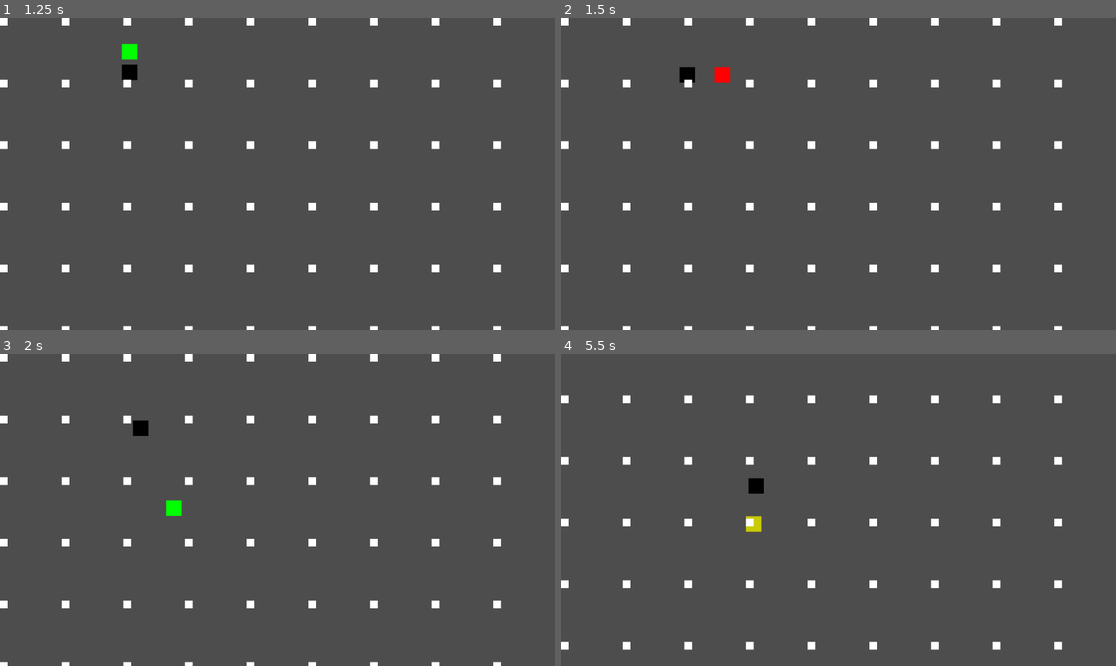
Above: before the commit, frames 1-4 (two rows, left to right).
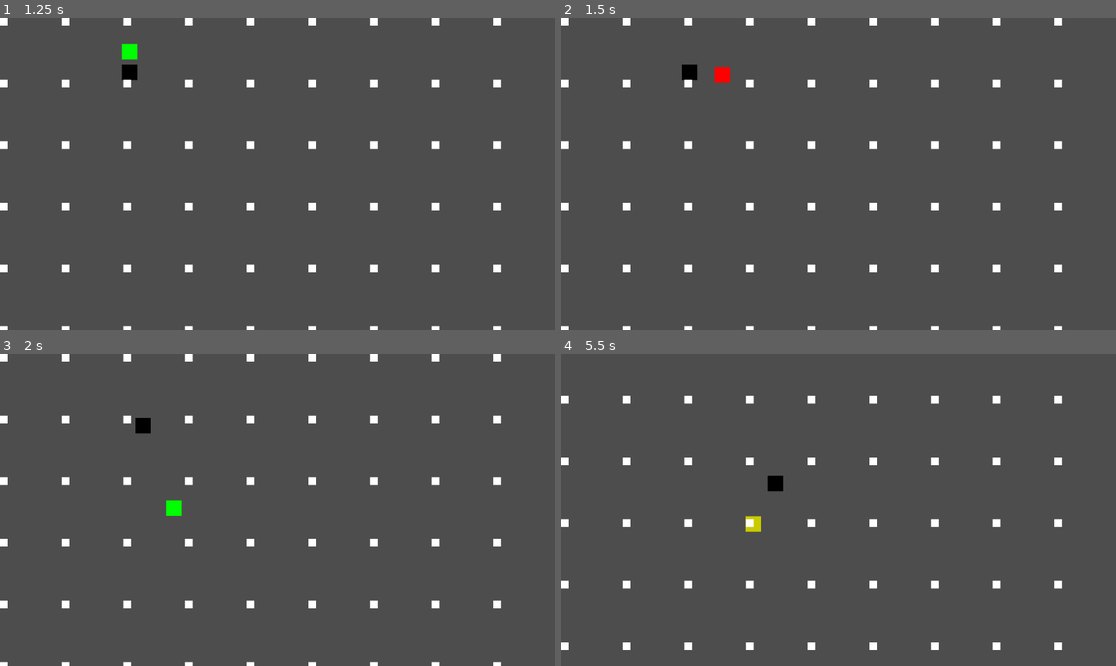
Above: after the commit, the same moments.

Repository: DiegoChiodi/Divina-Comedia-Game
Game: Godot game, scene res://Scene/main.tscn
The game is run twice, just before and just after one commit, with the same random seed, the same clock (stepped at 60 frames per second) and the same inputs.
Inputs (mouse positions are in pixels of both pictures, inside the frame that each line leads up to):
- Up to frame 1 (1.25 s): move the mouse to (399, 158) at 0.52 s; hold D (right) from 0.53 s (still down); click (399, 158) at 0.6 s
- Up to frame 2 (1.5 s): move the mouse to (727, 189) at 1.27 s; release D (right) at 1.28 s; hold S (down) from 1.28 s (still down); tap Space (space) at 1.35 s
- Up to frame 3 (2 s): keep holding S (down)
- Up to frame 4 (5.5 s): move the mouse to (894, 441) at 2.02 s; release S (down) at 2.03 s; hold D (right) 2.03-2.78 s; click (894, 441) at 2.1 s; move the mouse to (810, 572) at 2.77 s; hold W (up) 2.78-3.53 s; tap Space (space) at 2.85, 4.35 s; move the mouse to (1005, 556) at 3.52 s; hold A (left) 3.53-5.03 s; click (1005, 556) at 3.6 s; move the mouse to (672, 463) at 4.27 s; move the mouse to (866, 510) at 5.02 s; hold S (down) from 5.03 s (still down); click (866, 510) at 5.1 s

Frame 1 is identical in both runs. In frame 2, less than 0.1% of the frame differs, in the area x 21-25%, y 14-21%; in frame 3, less than 0.1%; in frame 4, 0.7%, in the area x 0-91%, y 13-95%.

Commit message:
Objects calulate self knocback

Diff:
--- a/Scene/player.tscn
+++ b/Scene/player.tscn
@@ -8,19 +8,31 @@
 [sub_resource type="RectangleShape2D" id="RectangleShape2D_kelma"]
 size = Vector2(32, 32)
 
+[sub_resource type="RectangleShape2D" id="RectangleShape2D_xa75v"]
+size = Vector2(48, 48)
+
 [node name="Player" type="CharacterBody2D"]
 script = ExtResource("1_vtayn")
+
+[node name="CollisionShape2D" type="CollisionShape2D" parent="."]
+position = Vector2(16, 16)
+shape = SubResource("RectangleShape2D_y8w33")
 
 [node name="ColorRect" type="ColorRect" parent="."]
 offset_right = 32.0
 offset_bottom = 32.0
-
-[node name="CollisionShape2D" type="CollisionShape2D" parent="."]
-position = Vector2(16, 16)
-shape = SubResource("RectangleShape2D_y8w33")
 
 [node name="are_hbTakeDamage" type="Area2D" parent="."]
 position = Vector2(16, 16)
 
 [node name="CollisionShape2D" type="CollisionShape2D" parent="are_hbTakeDamage"]
 shape = SubResource("RectangleShape2D_kelma")
+
+[node name="col_hbAttack" type="Area2D" parent="." groups=["hbAttack"]]
+
+[node name="CollisionShape2D" type="CollisionShape2D" parent="col_hbAttack"]
+position = Vector2(16, 16)
+shape = SubResource("RectangleShape2D_xa75v")
+
+[connection signal="area_entered" from="are_hbTakeDamage" to="." method="_on_are_hb_take_damage_area_entered"]
+[connection signal="area_exited" from="are_hbTakeDamage" to="." method="_on_are_hb_take_damage_area_exited"]
--- a/Scene/shadow.tscn
+++ b/Scene/shadow.tscn
@@ -1,20 +1,33 @@
-[gd_scene load_steps=4 format=3 uid="uid://ctywwb1pfgx4y"]
+[gd_scene load_steps=5 format=3 uid="uid://ctywwb1pfgx4y"]
 
 [ext_resource type="Script" uid="uid://b7ggyfwv8bqgm" path="res://shadowEnemy.gd" id="1_ki401"]
+
+[sub_resource type="RectangleShape2D" id="RectangleShape2D_yws6g"]
+size = Vector2(32, 32)
+
+[sub_resource type="RectangleShape2D" id="RectangleShape2D_b3k1e"]
+size = Vector2(32, 32)
 
 [sub_resource type="RectangleShape2D" id="RectangleShape2D_ki401"]
 size = Vector2(48, 48)
 
-[sub_resource type="RectangleShape2D" id="RectangleShape2D_yws6g"]
-size = Vector2(32, 32)
-
 [node name="Shadow" type="CharacterBody2D"]
 script = ExtResource("1_ki401")
+
+[node name="CollisionShape2D" type="CollisionShape2D" parent="."]
+position = Vector2(16, 16)
+shape = SubResource("RectangleShape2D_yws6g")
 
 [node name="ColorRect" type="ColorRect" parent="."]
 offset_right = 32.0
 offset_bottom = 32.0
 color = Color(0, 0, 0, 1)
+
+[node name="are_hbTakeDamage" type="Area2D" parent="."]
+position = Vector2(16, 16)
+
+[node name="CollisionShape2D" type="CollisionShape2D" parent="are_hbTakeDamage"]
+shape = SubResource("RectangleShape2D_b3k1e")
 
 [node name="col_hbAttack" type="Area2D" parent="." groups=["hbAttack"]]
 
@@ -22,9 +35,5 @@
 position = Vector2(16, 16)
 shape = SubResource("RectangleShape2D_ki401")
 
-[node name="CollisionShape2D" type="CollisionShape2D" parent="."]
-position = Vector2(16, 16)
-shape = SubResource("RectangleShape2D_yws6g")
-
-[connection signal="area_entered" from="col_hbAttack" to="." method="_on_col_hb_attack_area_entered"]
-[connection signal="area_exited" from="col_hbAttack" to="." method="_on_col_hb_attack_area_exited"]
+[connection signal="area_entered" from="are_hbTakeDamage" to="." method="_on_are_hb_take_damage_area_entered"]
+[connection signal="area_exited" from="are_hbTakeDamage" to="." method="_on_are_hb_take_damage_area_exited"]
--- a/Scripts/enemy.gd
+++ b/Scripts/enemy.gd
@@ -10,6 +10,7 @@
 func _physics_process(delta: float) -> void:
 	move_directionTarget()
 	super._physics_process(delta)
+
 
 func setup(_player : Player) -> void:
 	player = _player
--- a/entity.gd
+++ b/entity.gd
@@ -10,7 +10,8 @@
 var invencibleWait : float = self.invencibleDelay
 
 var groupRival : String = ""
-
+var colRival : bool = false
+var rivalId = null
 # Called when the node enters the scene tree for the first time.
 func _ready() -> void:
 	super._ready()
@@ -27,6 +28,11 @@
 		else:
 			invencible = false
 
+func _physics_process(delta: float) -> void:
+	super._physics_process(delta)
+	if colRival:
+		self.takeImpulse((self.position - self.rivalId.position).normalized() * 3)
+
 func groupsAdd() -> void:
 	pass
 
@@ -40,7 +46,19 @@
 	super.takeAttack(_impulse, _damage)
 	takeDamage(_damage)
 
+func _on_are_hb_take_damage_area_entered(area: Area2D) -> void:
+	if area.get_parent().is_in_group(groupRival) and area.is_in_group("hbAttack"):
+		colRival = true
+		rivalId = area.get_parent()
 
+func _on_are_hb_take_damage_area_exited(area: Area2D) -> void:
+	if area.get_parent().is_in_group(groupRival) and area.is_in_group("hbAttack"):
+		colRival = false
+		rivalId = null
 
 func dead() -> void:
 	pass
+
+func printGrup() -> void:
+	print(groupRival)
+	print(get_groups())
--- a/project.godot
+++ b/project.godot
@@ -18,6 +18,8 @@
 [global_group]
 
 hbAttack=""
+Player=""
+Enemy=""
 
 [input]
 
--- a/shadowEnemy.gd
+++ b/shadowEnemy.gd
@@ -8,11 +8,3 @@
 
 func _process(delta: float) -> void:
 	super._process(delta)
-	if colPlayer:
-		self.player.takeAttack((self.player.position - self.position).normalized() * 3, damage)
-		self.takeImpulse((self.position - self.player.position).normalized() * 3)
-		if self.player.inDash:
-			pass
-
-func groupsAdd() -> void:
-	pass
Not shown: 1 places in Scene/player.tscn that only renumber resources
